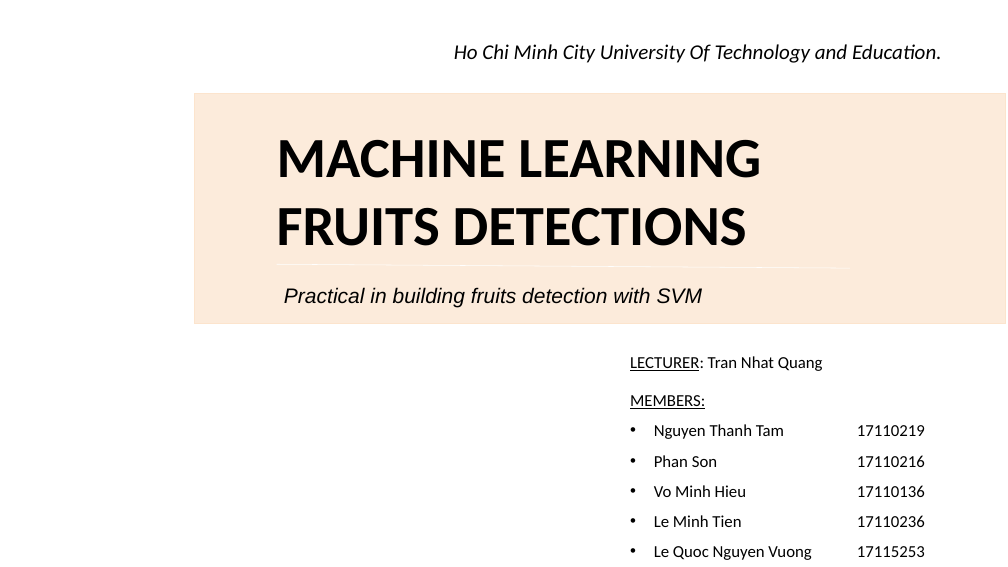
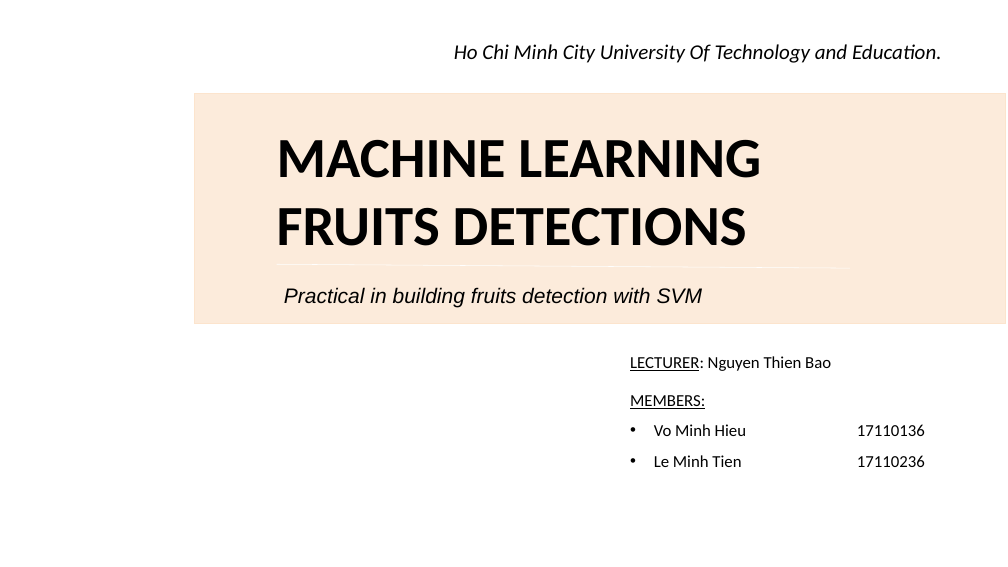
Before and after one commit to minhhieu023/FruitsDetect, a slide deck: slide 1 of FruitDetect.pptx. Drawn at 1008x567 pixels with LibreOffice and Linux fonts; fonts in the diff are those of the drawing; background and template pictures are left out. Boxes give left, top, right and bottom in pixels: in the first picture for what was removed or moved away, otherwise in the second. Text is boxed around its words. In the diff, an @@ line names an element or a change of style, - is before the commit and + after.

```diff
--- a/FruitDetect.pptx
+++ b/FruitDetect.pptx
@@ text at <box>630,356,831,371</box>: text changed @@
-LECTURER: Tran Nhat Quang
+LECTURER: Nguyen Thien Bao
@@ text at <box>654,424,925,467</box>: paragraphs removed @@
-• Nguyen Thanh Tam 17110219
-• Phan Son 17110216
@@ text at <box>654,546,925,560</box>: paragraph removed @@
-• Le Quoc Nguyen Vuong 17115253
```
Also in this commit, not shown: 3 other files.
